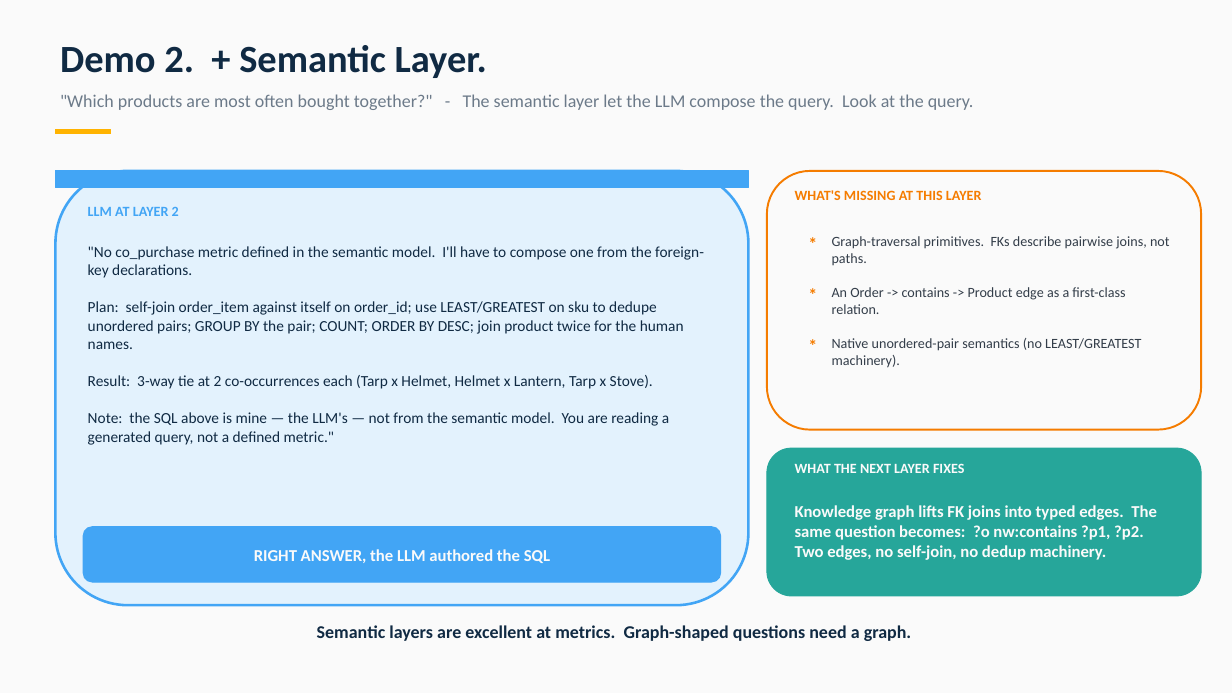
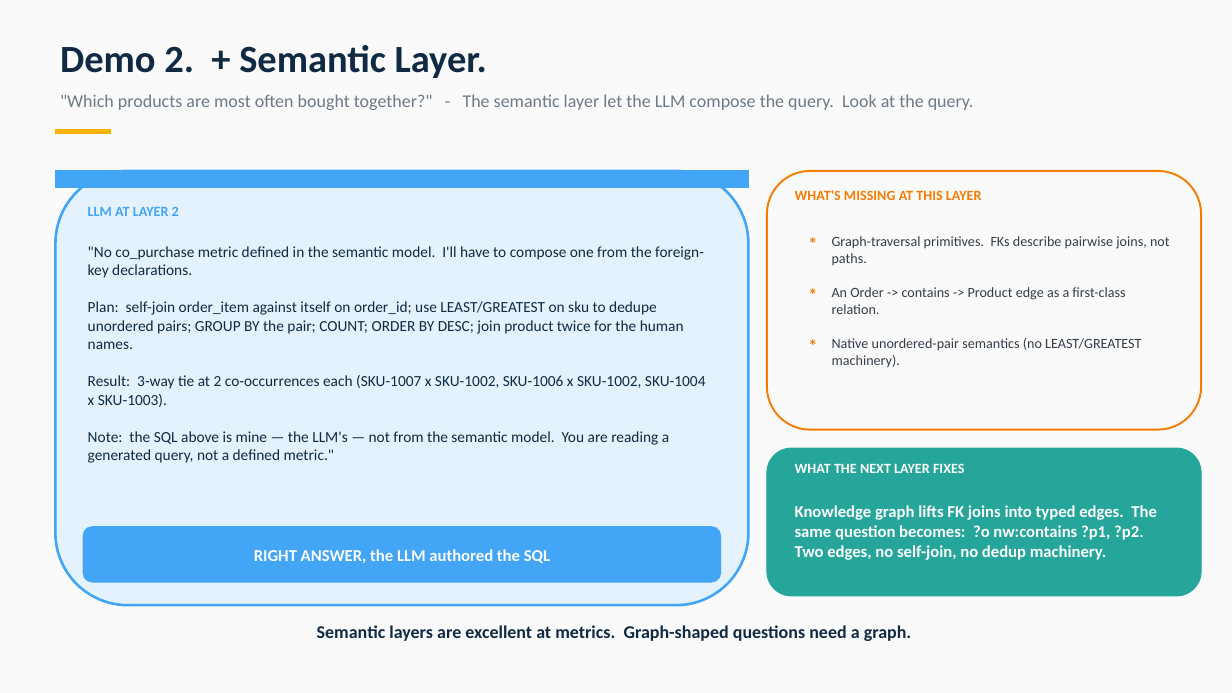
Before and after one commit to altermemoir/ontology-stack-demo, a slide deck: slide 19 of Why Enterprises Still Need an Ontology.pptx. Drawn at 1232x693 pixels with LibreOffice and Linux fonts; fonts in the diff are those of the drawing. Boxes give left, top, right and bottom in pixels: in the first picture for what was removed or moved away, otherwise in the second. Text is boxed around its words. In the diff, an @@ line names an element or a change of style, - is before the commit and + after.

```diff
--- a/Why Enterprises Still Need an Ontology.pptx
+++ b/Why Enterprises Still Need an Ontology.pptx
@@ text at (x1=88, y1=375, x2=706, y2=407): text changed @@
-Result: 3-way tie at 2 co-occurrences each (Tarp x Helmet, Helmet x Lantern, Tarp x Stove).
+Result: 3-way tie at 2 co-occurrences each (SKU-1007 x SKU-1002, SKU-1006 x SKU-1002, SKU-1004 x SKU-1003).
```
Also in this commit, not shown: 4 other slides changed, 6 other files.
